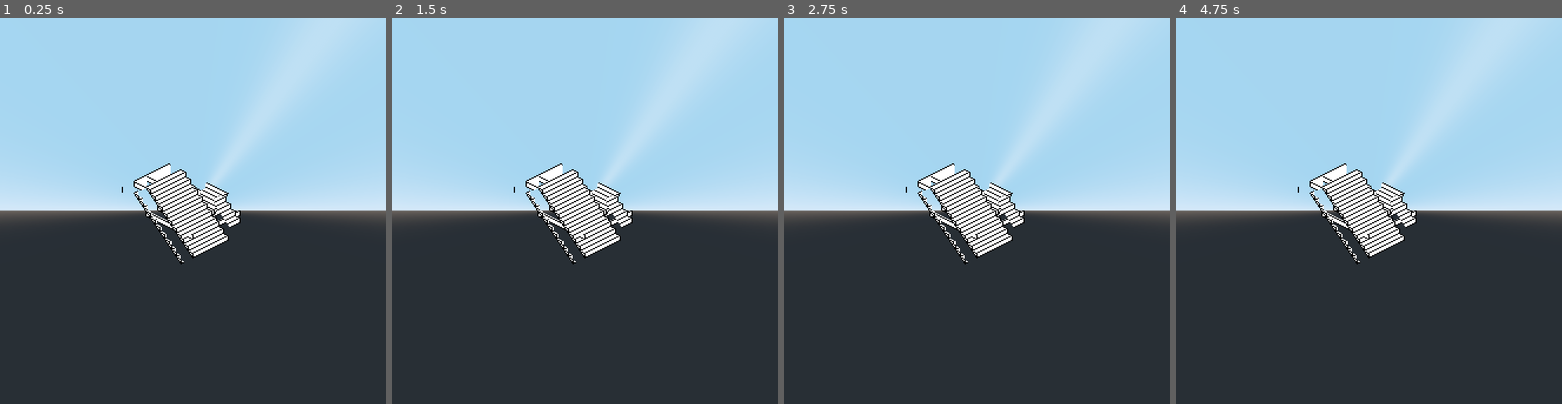
Above: before the commit, frames 1-4 (left to right).
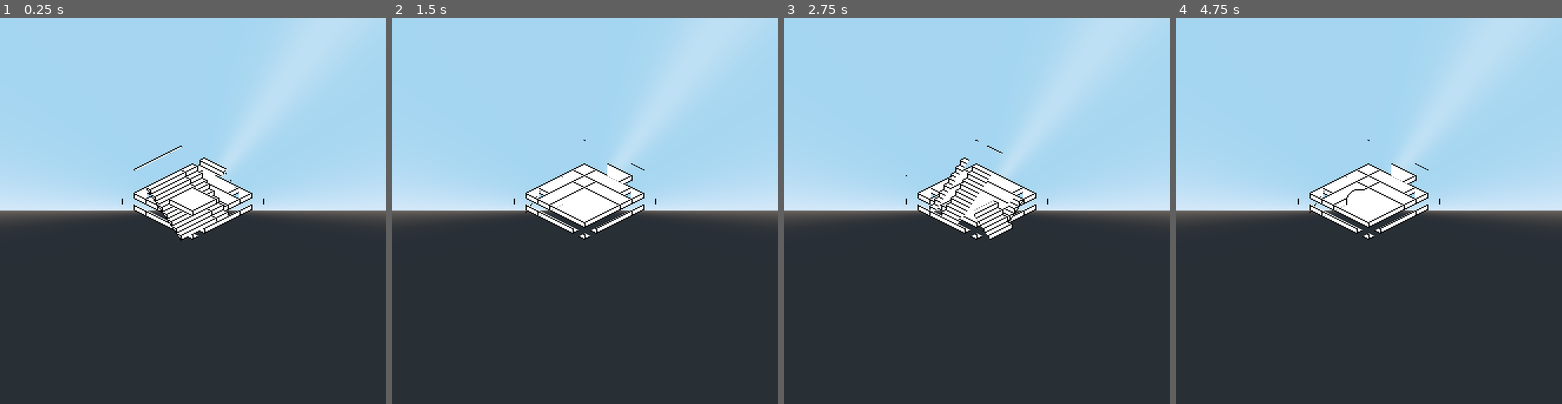
Above: after the commit, the same moments.

Repository: jlcarr/IsoMAZEtric
Game: Godot game, scene res://Main.tscn
The game is run twice, just before and just after one commit, with the same random seed, the same clock (stepped at 60 frames per second) and the same inputs.
Inputs:
- Up to frame 1 (0.25 s): no input
- Up to frame 2 (1.5 s): tap Enter at 0.5 s; hold Right (ui_right) 0.53-1.28 s; hold Shift (ui_rotate, bound only after the commit) 0.53-1.28 s; tap Space at 1.25 s; hold Down (ui_down) from 1.28 s (still down); tap Shift (ui_rotate, bound only after the commit) at 1.35 s
- Up to frame 3 (2.75 s): tap Enter at 2 s; release Down (ui_down) at 2.03 s; hold Right (ui_right) from 2.03 s (still down); hold Shift (ui_rotate, bound only after the commit) from 2.03 s (still down)
- Up to frame 4 (4.75 s): tap Space at 2.75, 4.25 s; release Right (ui_right) at 2.78 s; release Shift (ui_rotate, bound only after the commit) at 2.78 s; hold Up (ui_up) 2.78-3.53 s; tap Shift (ui_rotate, bound only after the commit) at 2.85, 4.35 s; tap Enter at 3.5 s; hold Shift (ui_rotate, bound only after the commit) 3.53-4.28 s; hold Left (ui_left) from 3.53 s (still down)

The runs differ from the first frame. In frame 1, 2.6% of the frame differs, in the area x 31-69%, y 33-64%; in frame 2, 3.0%; in frame 3, 3.0%; in frame 4, 3.1%, in the area x 31-69%, y 31-64%.

Commit message:
Added view rotation and started on random walk

Diff:
--- a/src/Levels.gd
+++ b/src/Levels.gd
@@ -1,6 +1,24 @@
 extends Node
 
+# Consider using callv for generator functions
+
 const levels = [
+	{
+		"Name": "",
+		"HintText": "",
+		"ConstMap":
+			[
+				[
+					[1,1,],
+					[1,1,]
+				],
+				[
+					[0,0],
+					[3,2]
+				]
+			],
+		"GenFunc": ""
+	},
 	{
 		"Name": "",
 		"HintText": "",
@@ -67,3 +85,16 @@
 		"GenFunc": ""
 	}
 ]
+
+
+func random_walk(x_l, y_l, z_l, walk_len):
+	var map = []
+	for i in x_l:
+		var sub_plat = []
+		for j in y_l:
+			var sub_row = []
+			for k in z_l:
+				sub_row.append(0)
+			sub_plat.append(sub_row)
+		map.append(sub_plat)
+	pass
--- a/src/Main.gd
+++ b/src/Main.gd
@@ -15,26 +15,33 @@
 	Staircase.instance().set_dir(-1,-1),
 ]
 
+var obj_list = []
+
 # Prepare the player
 onready var player = self.find_node("Player")
 
 func _ready():
-	player.transform.origin = Vector3(0,1,0)
+	obj_list.append(player)
+	player.position(Vector3(0,1,0))
 
-	construct_level(Levels[1]["ConstMap"])
+	construct_level(Levels[2]["ConstMap"])
 
+func _input(event):
+	if event.is_action_pressed("ui_rotate"):
+		for element in obj_list:
+			element.rot()
 
 func construct_level(level_array):
+	var offset = Vector3()
+	offset.x = level_array[0][0].size()/2
+	#offset.y = level_array.size()/2
+	offset.z = level_array[0].size()/2
 	for y in level_array.size():
 		for z in level_array[y].size():
 			for x in level_array[y][z].size():
 				var block_type = block_map[level_array[y][z][x]]
 				if block_type != null:
-					#var block = Cube.instance().position(Vector3(x,y,z))
-					#print(block)
-					#self.add_child(block)
 					var block = block_type.duplicate()
-					#print(block)
-					#print(Vector3(x,y,z))
-					block.position(Vector3(x,y,z))
+					block.position(Vector3(x,y,z)-offset)
 					self.add_child(block)
+					obj_list.append(block)
--- a/src/SpriteShading/SpriteShadedSpacial.gd
+++ b/src/SpriteShading/SpriteShadedSpacial.gd
@@ -10,14 +10,39 @@
 	update_tex()
 	return self
 
+func get_pos():
+	return self.transform.origin/2
+
+func rot():
+	# Reposition
+	var rot_mat = Basis()
+	rot_mat = rot_mat.rotated(Vector3(0,1,0), PI/2)
+	self.position(rot_mat*self.get_pos())
+
+	# Redirection
+	var new_rot = self.get_rotation().y + PI/2
+	var new_rot_deg = int(round(180*new_rot/PI))
+	new_rot_deg = ((new_rot_deg % 360) + 360) % 360
+	var lr = 1
+	var fb = 1
+	if new_rot_deg == 90 or new_rot_deg == 270:
+		lr = -1
+	if new_rot_deg == 180 or new_rot_deg == 270:
+		fb = -1
+	self.set_dir(lr, fb)
+
 func update_tex():
 	var material = get_node("MeshInstance").get_surface_material(0)
 	material.set_shader_param("pos", self.transform.origin/2)
 
 func set_dir(lr=1,fb=1):
+	self.set_rotation(Vector3())
 	var Mesh = get_node("MeshInstance")
 	var SpriteMaterial = Mesh.get_surface_material(0).duplicate()
 	Mesh.set_surface_material(0, SpriteMaterial)
+	if lr == 1 and fb == 1:
+		self.rotate_y(0)
+		SpriteMaterial.set_shader_param("sprite", self.rb_texture)
 	if lr == -1 and fb == 1:
 		self.rotate_y(PI/2)
 		SpriteMaterial.set_shader_param("sprite", self.lb_texture)
--- a/src/Tiles/Cube/Cube.gd
+++ b/src/Tiles/Cube/Cube.gd
@@ -1 +1,6 @@
 extends "res://SpriteShading/SpriteShadedSpacial.gd"
+
+const rb_texture = preload("cube_sprite.png")
+const lb_texture = preload("cube_sprite.png")
+const lf_texture = preload("cube_sprite.png")
+const rf_texture = preload("cube_sprite.png")
--- a/src/Tiles/Platform/Platform.gd
+++ b/src/Tiles/Platform/Platform.gd
@@ -1 +1,6 @@
 extends "res://SpriteShading/SpriteShadedSpacial.gd"
+
+const rb_texture = preload("platform_sprite.png")
+const lb_texture = preload("platform_sprite.png")
+const lf_texture = preload("platform_sprite.png")
+const rf_texture = preload("platform_sprite.png")
--- a/src/Tiles/Staircase/Staircase.gd
+++ b/src/Tiles/Staircase/Staircase.gd
@@ -1,5 +1,6 @@
 extends "res://SpriteShading/SpriteShadedSpacial.gd"
 
+const rb_texture = preload("staircase_rb_sprite.png")
 const lb_texture = preload("staircase_lb_sprite.png")
 const lf_texture = preload("staircase_lf_sprite.png")
 const rf_texture = preload("staircase_rf_sprite.png")
--- a/src/Tiles/StaircaseThin/StaircaseThin.gd
+++ b/src/Tiles/StaircaseThin/StaircaseThin.gd
@@ -1,5 +1,6 @@
 extends "res://SpriteShading/SpriteShadedSpacial.gd"
 
+const rb_texture = preload("staircase_thin_rb_sprite.png")
 const lb_texture = preload("staircase_thin_lb_sprite.png")
 const lf_texture = preload("staircase_thin_lf_sprite.png")
 const rf_texture = preload("staircase_thin_rf_sprite.png")
--- a/src/Tiles/StaircaseThin/StaircaseThin.tscn
+++ b/src/Tiles/StaircaseThin/StaircaseThin.tscn
@@ -22,21 +22,19 @@
 "vertex_count": 110
 }
 
-[sub_resource type="ShaderMaterial" id=8]
+[sub_resource type="ShaderMaterial" id=3]
 shader = ExtResource( 2 )
+shader_param/scale = 8.0
+shader_param/x_val = 9.0
 shader_param/pos = null
-shader_param/scale = 8.0
-shader_param/corr = 0.0
-shader_param/x_val = 9.0
 shader_param/sprite = ExtResource( 1 )
 
-[sub_resource type="ShaderMaterial" id=6]
+[sub_resource type="ShaderMaterial" id=4]
 resource_local_to_scene = true
 shader = ExtResource( 2 )
+shader_param/scale = 8.0
+shader_param/x_val = 9.0
 shader_param/pos = Vector3( 0, 0, 0 )
-shader_param/scale = 8.0
-shader_param/corr = 0.0
-shader_param/x_val = 9.0
 shader_param/sprite = ExtResource( 1 )
 
 [node name="Stairs" type="StaticBody"]
@@ -46,13 +44,13 @@
 shape = SubResource( 1 )
 
 [node name="MeshInstance" type="MeshInstance" parent="."]
-mesh = SubResource( 7 )
-material/0 = SubResource( 8 )
+mesh = SubResource( 2 )
+material/0 = SubResource( 3 )
 
 [node name="MeshInstanceUnaltered" type="MeshInstance" parent="."]
 visible = false
 mesh = ExtResource( 5 )
-material/0 = SubResource( 6 )
+material/0 = SubResource( 4 )
 
 [node name="PrimitiveMesh" type="MeshInstance" parent="."]
 visible = false
--- a/src/player.gd
+++ b/src/player.gd
@@ -1,5 +1,10 @@
 # Setup class type
 extends "res://SpriteShading/SpriteShadedSpacial.gd"
+const rb_texture = preload("res://Tiles/sphere_sprite.png")
+const lb_texture = preload("res://Tiles/sphere_sprite.png")
+const lf_texture = preload("res://Tiles/sphere_sprite.png")
+const rf_texture = preload("res://Tiles/sphere_sprite.png")
+
 var body : KinematicBody
 func _init():
 	var _self = self
@@ -48,3 +53,6 @@
 	if grounded and Input.is_action_pressed("ui_jump"):
 		just_jumped = true
 		fall_speed = JUMP_FORCE
+
+	if self.transform.origin.y < -10:
+		self.transform.origin = Vector3(0,1,0)
--- a/src/project.godot
+++ b/src/project.godot
@@ -36,6 +36,11 @@
 "events": [ Object(InputEventKey,"resource_local_to_scene":false,"resource_name":"","device":0,"alt":false,"shift":false,"control":false,"meta":false,"command":false,"pressed":false,"scancode":32,"unicode":0,"echo":false,"script":null)
  ]
 }
+ui_rotate={
+"deadzone": 0.5,
+"events": [ Object(InputEventKey,"resource_local_to_scene":false,"resource_name":"","device":0,"alt":false,"shift":false,"control":false,"meta":false,"command":false,"pressed":false,"scancode":16777237,"unicode":0,"echo":false,"script":null)
+ ]
+}
 
 [rendering]
 
Not shown: 1 places in src/Tiles/StaircaseThin/StaircaseThin.tscn that only renumber resources
